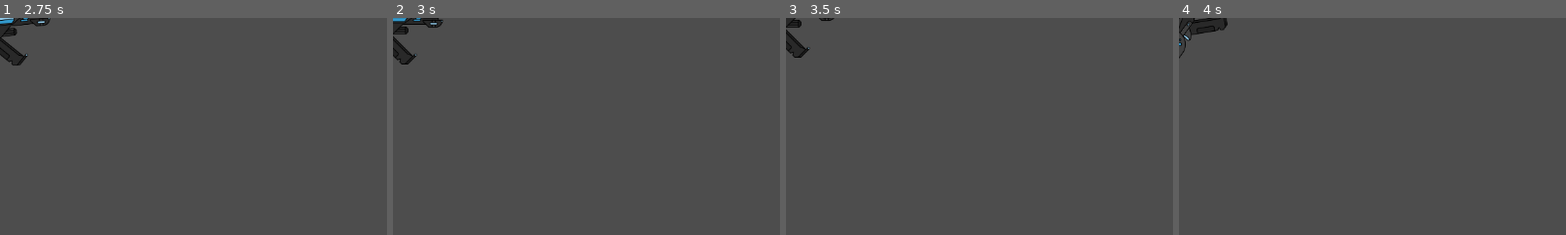
Above: before the commit, frames 1-4 (left to right).
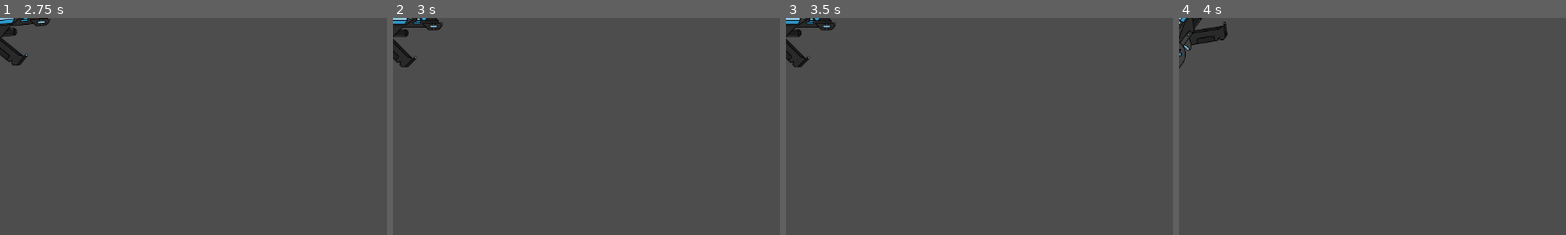
Above: after the commit, the same moments.

Repository: Hassan-A/Space-Fighter
Game: Godot game, scene res://Scenes/Main.tscn
Two runs of this game, one before a commit and one after it. Both use one fixed random seed, a clock stepped at 60 frames per second and the inputs below.
Inputs:
- Up to frame 1 (2.75 s): tap Enter at 0.5 s; hold Right (ui_right) 0.53-1.28 s; hold Left (ui_left) 1.28-2.03 s; hold Right (ui_right) from 2.03 s (still down)
- Up to frame 2 (3 s): release Right (ui_right) at 2.78 s; hold Up (ui_up) from 2.78 s (still down)
- Up to frame 3 (3.5 s): keep holding Up (ui_up)
- Up to frame 4 (4 s): release Up (ui_up) at 3.53 s; hold Left (ui_left) from 3.53 s (still down)
The pictures show only the part of the screen within x 0-50%, y 0-50%; the shares and areas given below are measured in that part.

Frame 1 is identical in both runs. In frame 2, 0.7% of the frame differs, in the area x 0-14%, y 0-23%; in frame 3, 1.0%; in frame 4, 1.0%.

Commit message:
Fix forward movement

Diff:
--- a/Scenes/player.gd
+++ b/Scenes/player.gd
@@ -31,6 +31,8 @@
 			yDirection = -1
 
 	if Input.is_action_pressed("ui_up"):
-		direction = Vector2(0,-1)
-	velocity = direction * SPEED
+		var moveInX = sin(deg_to_rad(degree)) * xDirection
+		var moveInY = cos(deg_to_rad(degree)) * yDirection
+		direction = Vector2(moveInX,moveInY)
+
 	move_and_slide()
